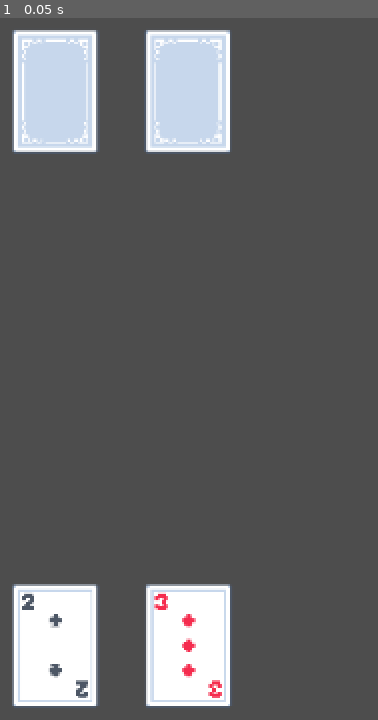
Above: before the commit, frame 1.
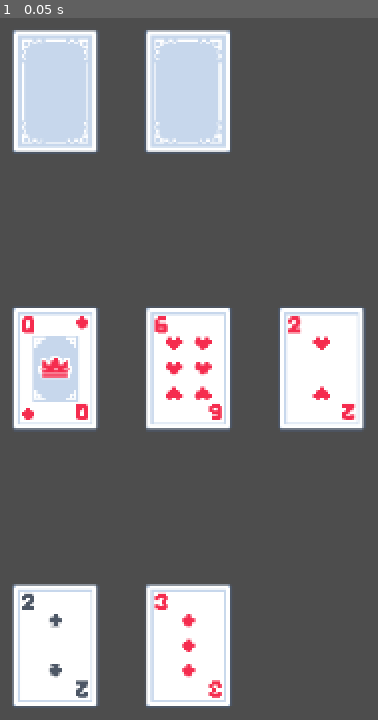
Above: after the commit, the same moment.

Repository: david8zhang/cat-poker
Game: Godot game, scene res://scenes/Main.tscn
Two runs of this game, one before a commit and one after it. Both use one fixed random seed, a clock stepped at 60 frames per second and the inputs below.
Inputs:
- Up to frame 1 (0.05 s): no input

The runs differ from the first frame. In frame 1, 12% of the frame differs, in the area x 3-97%, y 41-59%.

Commit message:
deal flop cards

Diff:
--- a/scenes/Main.tscn
+++ b/scenes/Main.tscn
@@ -1,11 +1,13 @@
-[gd_scene load_steps=4 format=3 uid="uid://ceesvpsrqfvfu"]
+[gd_scene load_steps=5 format=3 uid="uid://ceesvpsrqfvfu"]
 
 [ext_resource type="Script" path="res://scripts/Game.gd" id="1_ddqca"]
 [ext_resource type="PackedScene" uid="uid://xs87hn7rxkh5" path="res://prefabs/Player.tscn" id="2_5ghjy"]
+[ext_resource type="PackedScene" uid="uid://c60wlqcbrkrbo" path="res://prefabs/Card.tscn" id="2_bq42j"]
 [ext_resource type="PackedScene" uid="uid://cfv4qj050cb5i" path="res://prefabs/CPU.tscn" id="3_nuusr"]
 
 [node name="Game" type="Node2D"]
 script = ExtResource("1_ddqca")
+card_scene = ExtResource("2_bq42j")
 
 [node name="Camera2D" type="Camera2D" parent="."]
 
--- a/scripts/Game.gd
+++ b/scripts/Game.gd
@@ -13,6 +13,7 @@
 
 @onready var player = $Player as CardPlayer
 @onready var cpu = $CPU as CardPlayer
+@export var card_scene: PackedScene
 
 const RANKS = ["02", "03", "04", "05", "06", "07", "08", "09", "10", "J", "Q", "A"]
 const SUITS = ["diamonds", "spades", "hearts", "clubs"]
@@ -38,11 +39,26 @@
 	#deal cards
 	player.get_cards(deal(2))
 	cpu.get_cards(deal(2))
+	player.display_hand()
 
-	player.display_hand()
+	# Flop
+	deal_flop()
 
 func deal(num_cards: int):
 	var cards = []
 	for i in range(0, num_cards):
 		cards.append(deck.pop_front())
 	return cards
+
+func deal_flop():
+	var card_pos = Vector2(0, 0)
+	var flop_cards = deal(3)
+	for c in flop_cards:
+		var card = card_scene.instantiate() as Card
+		card.rank = c.rank
+		card.suit = c.suit
+		card.global_position = card_pos
+		communal_cards.append(card)
+		add_child(card)
+		card_pos.x += card.sprite.texture.get_width() * 1.5
+		card.show_card()
